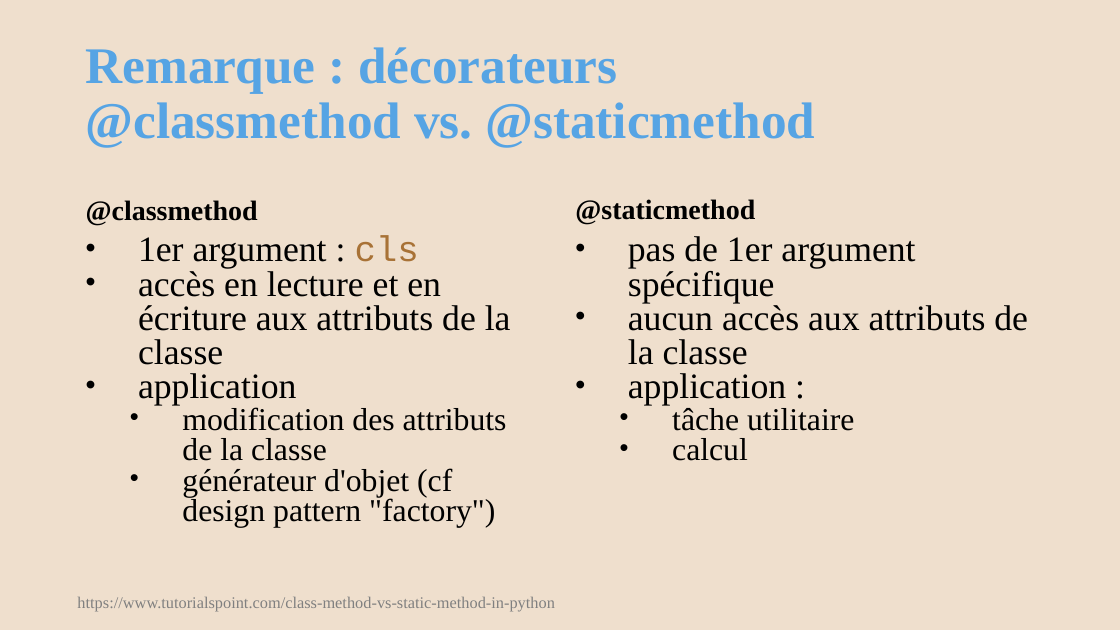
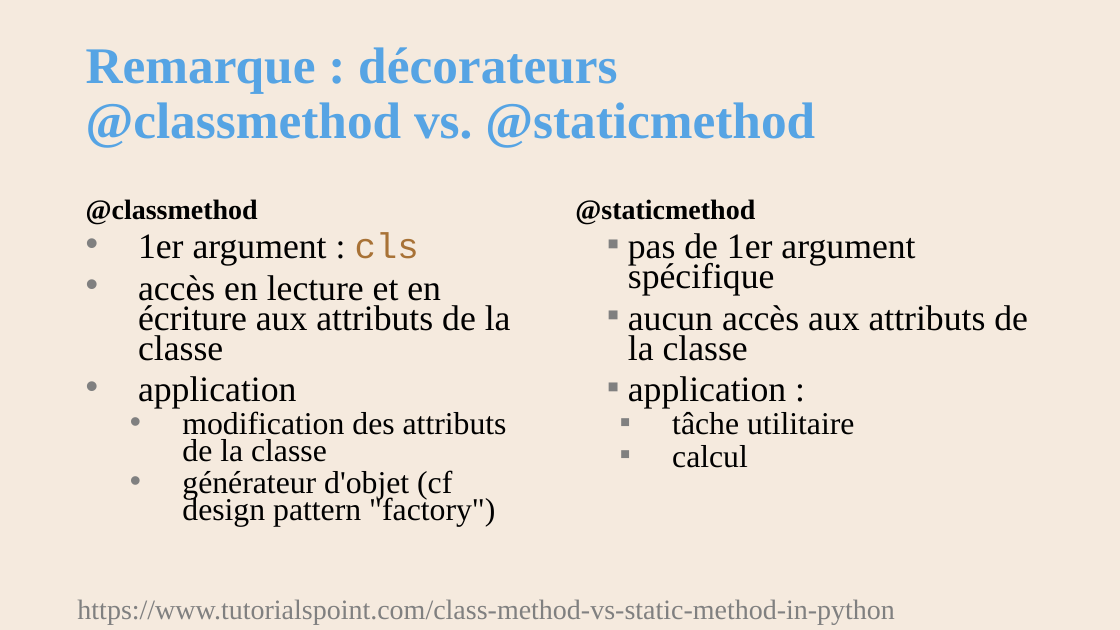
Before and after one commit to AlainWafflard/4IPO3, a slide deck: slide 15 of syllabus/17-POO-design-pattern/17_syllabus.pptx. Drawn at 1120x630 pixels with LibreOffice and Linux fonts; fonts in the diff are those of the drawing; background and template pictures are left out. Boxes give left, top, right and bottom in pixels: in the first picture for what was removed or moved away, otherwise in the second. Text is boxed around its words. In the diff, an @@ line names an element or a change of style, - is before the commit and + after.

```diff
--- a/syllabus/17-POO-design-pattern/17_syllabus.pptx
+++ b/syllabus/17-POO-design-pattern/17_syllabus.pptx
@@ background #EFDFCD to #F5EADE @@
@@ text "@classmethod" at (86,199,258,225): line spacing 1 to 0.9; more space between paragraphs @@
@@ text "@staticmethod" at (575,199,755,225): indent changed @@
@@ text "1er argument : cls" at (138,233,511,526): line spacing 0.8 to 0.7; more space between paragraphs @@
@@ text "pas de 1er argument spécifique" at (628,233,1028,468): bullet • to ▪; line spacing 0.8 to 0.7; more space between paragraphs @@
@@ text "https://www.tutorialspoint.com/class-method-vs-static-method ..." at (77,599,895,625): size 14 to 24 pt @@
```
Also in this commit, not shown: 67 other slides changed, 33 other files.
